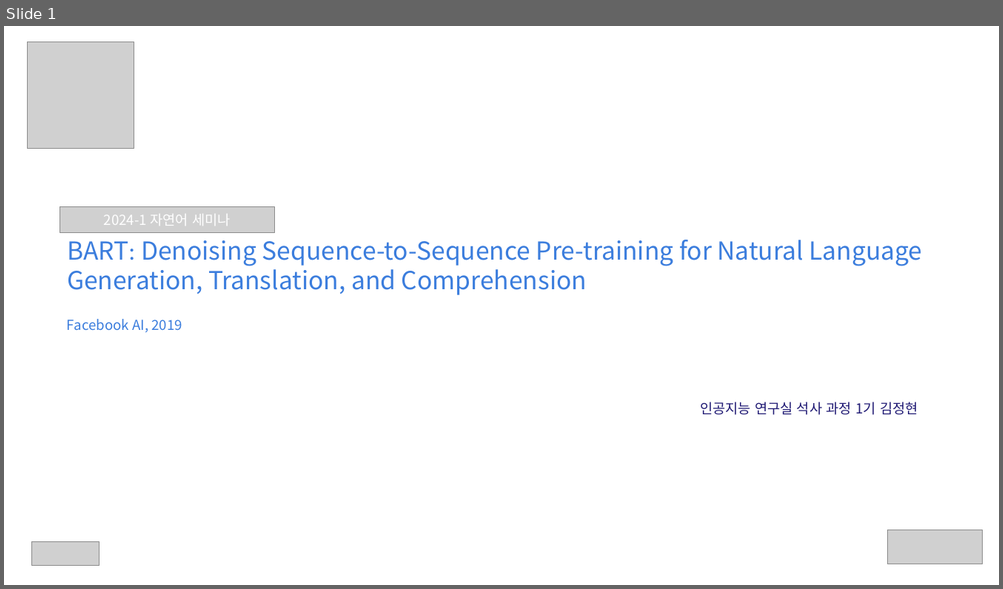
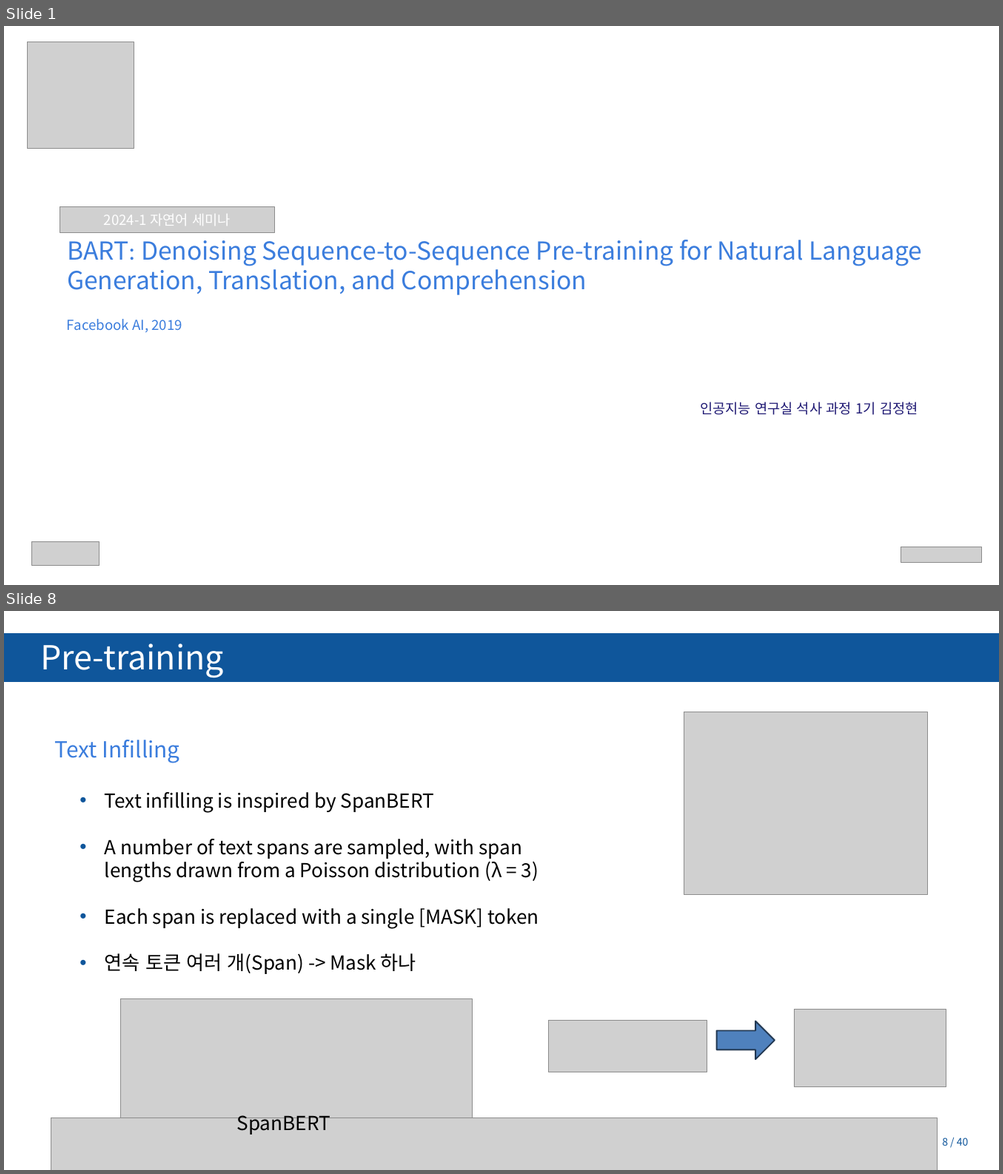
Before and after one commit to Tiabet/Paper-for-ML-DL, a slide deck: 세미나/BART_김정현.pptx. Shown one above the other, each under a label of ours: slide 1 before the commit, slides 1 and 8 after it; the slides between them are not shown. The pictures are 1003x589 and 1003x1174 pixels, drawn with LibreOffice and Linux fonts; fonts in the diff are those of the drawing; grey boxes stand for pictures; background and template pictures are left out. Boxes give left, top, right and bottom in pixels: in the first picture for what was removed or moved away, otherwise in the second. Text is boxed around its words. In the diff, an @@ line names an element or a change of style, - is before the commit and + after.

```diff
--- a/세미나/BART_김정현.pptx
+++ b/세미나/BART_김정현.pptx
@@ slide 8 added at (x1=4, y1=611, x2=999, y2=1170), background #FFFFFF; not listed: 3 template elements that a slide beside it also shows @@
@@ rectangle added at (x1=4, y1=635, x2=999, y2=681), fill #0F569B, outline #0F569B 2 pt @@
@@ text added at (x1=40, y1=644, x2=224, y2=678), 48 pt, text #FFFFFF @@
+Pre-training
@@ picture added at (x1=683, y1=712, x2=927, y2=894) @@
@@ text added at (x1=55, y1=740, x2=539, y2=974), 28 pt, text #000000 @@
+Text Infilling
+  • Text infilling is inspired by SpanBERT
+  • A number of text spans are sampled, with span lengths drawn from a Poisson distribution (λ = 3)
+  • Each span is replaced with a single [MASK] token
+  • 연속 토큰 여러 개(Span) -> Mask 하나
@@ picture added at (x1=120, y1=999, x2=472, y2=1118) @@
@@ picture added at (x1=794, y1=1009, x2=946, y2=1087) @@
@@ picture added at (x1=548, y1=1020, x2=707, y2=1072) @@
@@ right arrow added at (x1=716, y1=1021, x2=774, y2=1059), fill #4F81BD, outline #233953 2 pt @@
@@ picture added at (x1=51, y1=1118, x2=937, y2=1170) @@
@@ text added at (x1=237, y1=1116, x2=330, y2=1135), 28 pt, text #000000 @@
+SpanBERT
@@ page number added at (x1=942, y1=1138, x2=968, y2=1146), 15 pt, text #0F569B @@
+8 / 40
@@ slide 1 changed as well @@
@@ picture removed at (x1=887, y1=530, x2=982, y2=565) @@
@@ picture added at (x1=900, y1=547, x2=981, y2=562) @@
@@ page number removed at (x1=942, y1=549, x2=968, y2=564) @@
-1 / 25
```
Also in this commit, not shown: 6 other slides changed, 29 other slides added, 2 slides removed, 8 other files.
